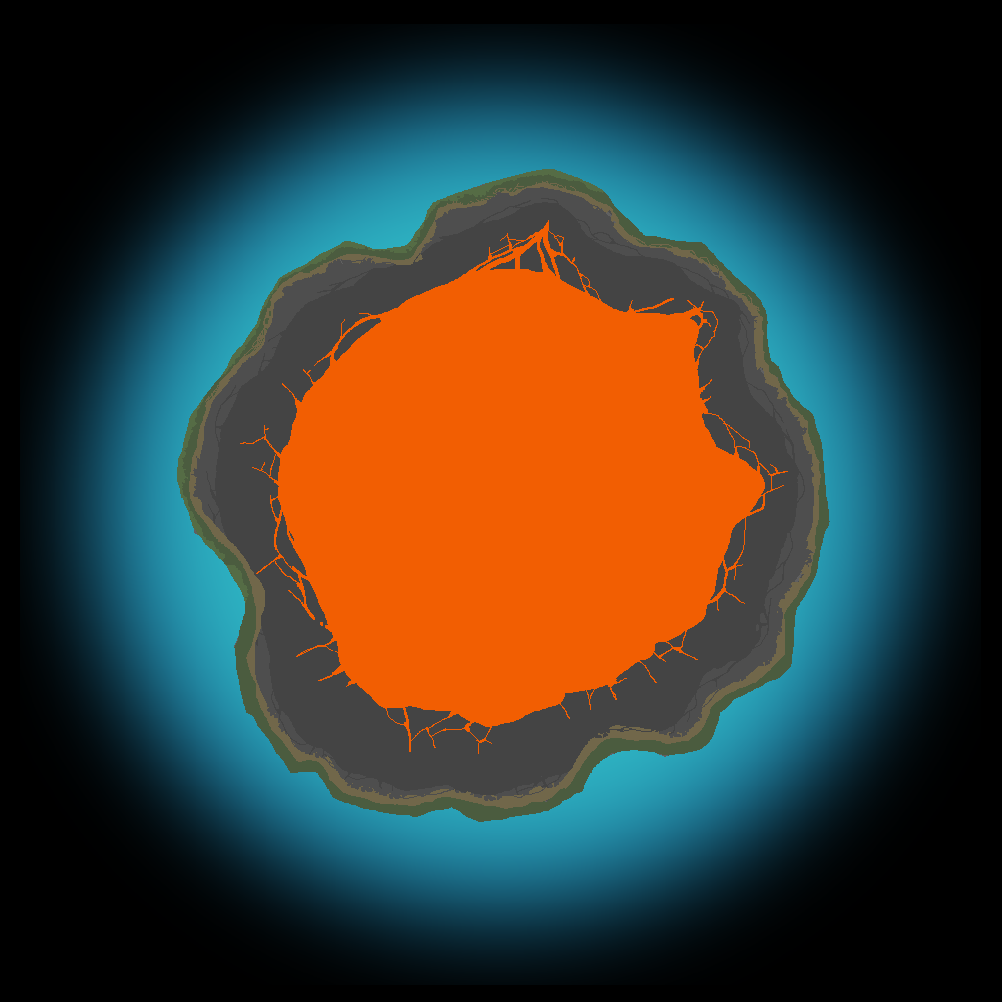
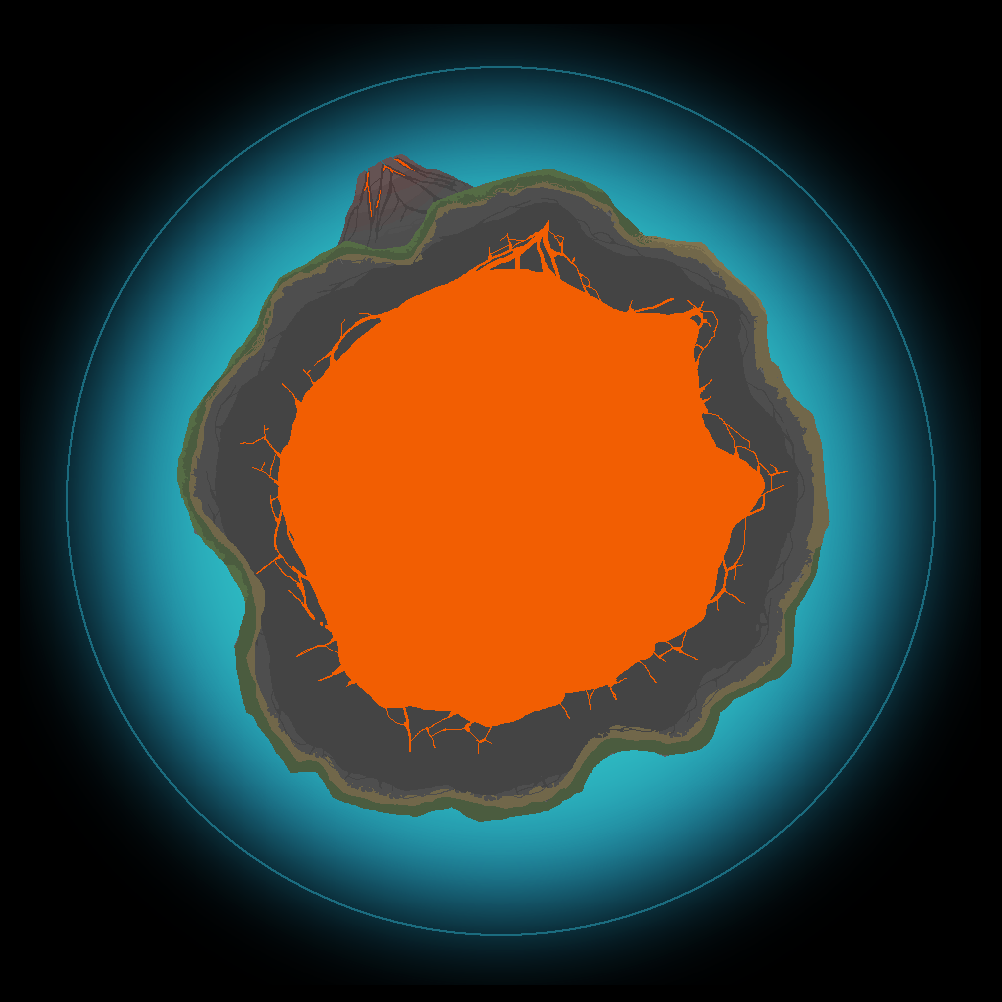
The second 1002×1002 image is a revision of the first. Changes to its layers:
hid "Layer 17", moved it out of group "Rocks", painted on it over [453,189,468,194]
painted on "Grass" over [635,232,830,548]
added layer "Layer 18 copy 2" in group "Rocks" over [329,154,503,250]
renamed "Layer 13 copy" to "Layer 19", painted on it over [66,66,936,936]
